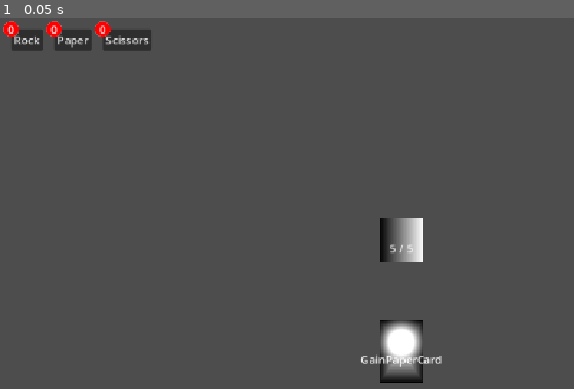
Above: before the commit, frame 1.
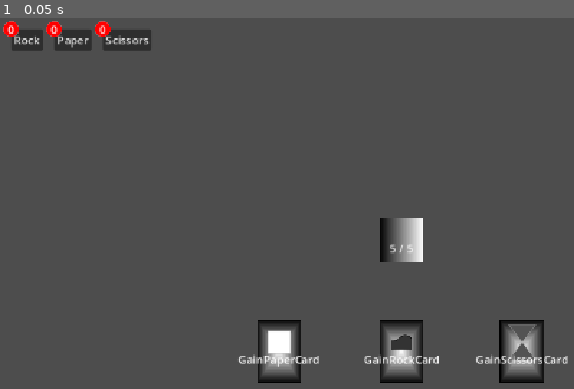
Above: after the commit, the same moment.

Repository: dfavelava/RockPaperScissors
Game: Godot game, scene res://scenes/rooms/CombatRoom.tscn
The game is run twice, just before and just after one commit, with the same random seed, the same clock (stepped at 60 frames per second) and the same inputs. This scene is started directly instead of the project's main scene.
Inputs:
- Up to frame 1 (0.05 s): no input

The runs differ from the first frame. In frame 1, 2.9% of the frame differs, in the area x 41-99%, y 81-99%.

Commit message:
Cards playable

Diff:
--- /dev/null
+++ b/rock-paper-scissors/assets/cards/art/paper.svg
@@ -0,0 +1,51 @@
+<?xml version="1.0" encoding="UTF-8" standalone="no"?>
+<!-- Created with Inkscape (http://www.inkscape.org/) -->
+
+<svg
+   width="64"
+   height="64"
+   viewBox="0 0 16.933333 16.933334"
+   version="1.1"
+   id="svg5"
+   inkscape:version="1.1.2 (0a00cf5339, 2022-02-04)"
+   sodipodi:docname="paper.svg"
+   xmlns:inkscape="http://www.inkscape.org/namespaces/inkscape"
+   xmlns:sodipodi="http://sodipodi.sourceforge.net/DTD/sodipodi-0.dtd"
+   xmlns="http://www.w3.org/2000/svg"
+   xmlns:svg="http://www.w3.org/2000/svg">
+  <sodipodi:namedview
+     id="namedview7"
+     pagecolor="#505050"
+     bordercolor="#eeeeee"
+     borderopacity="1"
+     inkscape:pageshadow="0"
+     inkscape:pageopacity="0"
+     inkscape:pagecheckerboard="0"
+     inkscape:document-units="px"
+     showgrid="false"
+     units="px"
+     width="64px"
+     inkscape:zoom="5.9152637"
+     inkscape:cx="4.5644626"
+     inkscape:cy="38.206242"
+     inkscape:window-width="1920"
+     inkscape:window-height="1008"
+     inkscape:window-x="0"
+     inkscape:window-y="0"
+     inkscape:window-maximized="1"
+     inkscape:current-layer="layer1" />
+  <defs
+     id="defs2" />
+  <g
+     inkscape:label="Layer 1"
+     inkscape:groupmode="layer"
+     id="layer1">
+    <rect
+       style="fill:#ffffff;stroke:#bdbdbd;stroke-width:0.264583;fill-opacity:1;stroke-opacity:1"
+       id="rect31"
+       width="8.4981966"
+       height="8.4981966"
+       x="4.2175684"
+       y="4.2175684" />
+  </g>
+</svg>
--- /dev/null
+++ b/rock-paper-scissors/assets/cards/art/rock.svg
@@ -0,0 +1,49 @@
+<?xml version="1.0" encoding="UTF-8" standalone="no"?>
+<!-- Created with Inkscape (http://www.inkscape.org/) -->
+
+<svg
+   width="64"
+   height="64"
+   viewBox="0 0 16.933333 16.933334"
+   version="1.1"
+   id="svg5"
+   inkscape:version="1.1.2 (0a00cf5339, 2022-02-04)"
+   sodipodi:docname="rock.svg"
+   xmlns:inkscape="http://www.inkscape.org/namespaces/inkscape"
+   xmlns:sodipodi="http://sodipodi.sourceforge.net/DTD/sodipodi-0.dtd"
+   xmlns="http://www.w3.org/2000/svg"
+   xmlns:svg="http://www.w3.org/2000/svg">
+  <sodipodi:namedview
+     id="namedview7"
+     pagecolor="#505050"
+     bordercolor="#eeeeee"
+     borderopacity="1"
+     inkscape:pageshadow="0"
+     inkscape:pageopacity="0"
+     inkscape:pagecheckerboard="0"
+     inkscape:document-units="px"
+     showgrid="false"
+     units="px"
+     width="64px"
+     inkscape:zoom="4.1827231"
+     inkscape:cx="-0.9563148"
+     inkscape:cy="50.445606"
+     inkscape:window-width="1920"
+     inkscape:window-height="1008"
+     inkscape:window-x="0"
+     inkscape:window-y="0"
+     inkscape:window-maximized="1"
+     inkscape:current-layer="layer1" />
+  <defs
+     id="defs2" />
+  <g
+     inkscape:label="Layer 1"
+     inkscape:groupmode="layer"
+     id="layer1">
+    <path
+       style="fill:#333333;stroke:#000000;stroke-width:0.264583px;stroke-linecap:butt;stroke-linejoin:miter;stroke-opacity:1"
+       d="m 4.632927,8.3143944 c -0.00177,-0.9482605 1.8082712,0.4087421 3.0279868,-1.4927678 2.0287393,-1.7612476 3.3411312,-0.9062421 4.6394942,0 V 11.136087 H 4.632927 V 8.3143944"
+       id="path3522"
+       sodipodi:nodetypes="cccccc" />
+  </g>
+</svg>
--- /dev/null
+++ b/rock-paper-scissors/assets/cards/art/scissors.svg
@@ -0,0 +1,86 @@
+<?xml version="1.0" encoding="UTF-8" standalone="no"?>
+<!-- Created with Inkscape (http://www.inkscape.org/) -->
+
+<svg
+   width="64"
+   height="64"
+   viewBox="0 0 16.933333 16.933333"
+   version="1.1"
+   id="svg1600"
+   inkscape:version="1.1.2 (0a00cf5339, 2022-02-04)"
+   sodipodi:docname="scissors.svg"
+   xmlns:inkscape="http://www.inkscape.org/namespaces/inkscape"
+   xmlns:sodipodi="http://sodipodi.sourceforge.net/DTD/sodipodi-0.dtd"
+   xmlns="http://www.w3.org/2000/svg"
+   xmlns:svg="http://www.w3.org/2000/svg">
+  <sodipodi:namedview
+     id="namedview1602"
+     pagecolor="#505050"
+     bordercolor="#eeeeee"
+     borderopacity="1"
+     inkscape:pageshadow="0"
+     inkscape:pageopacity="0"
+     inkscape:pagecheckerboard="0"
+     inkscape:document-units="px"
+     showgrid="false"
+     units="px"
+     inkscape:zoom="4.1827231"
+     inkscape:cx="-42.795087"
+     inkscape:cy="46.381268"
+     inkscape:window-width="1920"
+     inkscape:window-height="1008"
+     inkscape:window-x="0"
+     inkscape:window-y="0"
+     inkscape:window-maximized="1"
+     inkscape:current-layer="g1712"
+     width="64px" />
+  <defs
+     id="defs1597" />
+  <g
+     inkscape:label="Layer 1"
+     inkscape:groupmode="layer"
+     id="layer1">
+    <g
+       id="g1712"
+       transform="translate(0,-8.229435)">
+      <g
+         id="g3031"
+         transform="matrix(0.48745161,0,0,0.36817227,-7.131785,1.8847391)">
+        <path
+           sodipodi:type="star"
+           style="fill:#535353;fill-opacity:1;stroke:#bdbdbd"
+           id="path1626"
+           inkscape:flatsided="true"
+           sodipodi:sides="3"
+           sodipodi:cx="47.253033"
+           sodipodi:cy="77.171013"
+           sodipodi:r1="46.583961"
+           sodipodi:r2="23.291981"
+           sodipodi:arg1="-1.5707963"
+           sodipodi:arg2="-0.52359878"
+           inkscape:rounded="0"
+           inkscape:randomized="0"
+           d="m 47.253034,30.587051 40.342892,69.875939 -80.685788,0 z"
+           transform="matrix(0.26458333,0,0,0.26458333,19.497635,32.136611)"
+           inkscape:transform-center-y="-3.0813346" />
+        <path
+           sodipodi:type="star"
+           style="fill:#535353;fill-opacity:1;stroke:#bdbdbd"
+           id="path1708"
+           inkscape:flatsided="true"
+           sodipodi:sides="3"
+           sodipodi:cx="47.253033"
+           sodipodi:cy="77.171013"
+           sodipodi:r1="46.583961"
+           sodipodi:r2="23.291981"
+           sodipodi:arg1="-1.5707963"
+           sodipodi:arg2="-0.52359878"
+           inkscape:rounded="0"
+           inkscape:randomized="0"
+           d="m 47.253034,30.587051 40.342892,69.875939 -80.685788,0 z"
+           transform="matrix(-0.26458333,0,0,-0.26458333,44.502365,48.322259)"
+           inkscape:transform-center-y="3.0813348" />
+      </g>
+    </g>
+  </g>
+</svg>
--- /dev/null
+++ b/rock-paper-scissors/resources/deck/card/GainRockCard.tres
@@ -0,0 +1,7 @@
+[gd_resource type="Resource" script_class="GainRockCard" format=3 uid="uid://by82kxidkbyhe"]
+
+[ext_resource type="Script" uid="uid://m6m0h6ihrv2s" path="res://resources/deck/card/gain_rock.gd" id="1_jwg1a"]
+
+[resource]
+script = ExtResource("1_jwg1a")
+metadata/_custom_type_script = "uid://m6m0h6ihrv2s"
--- /dev/null
+++ b/rock-paper-scissors/resources/deck/card/GainScissorsCard.tres
@@ -0,0 +1,7 @@
+[gd_resource type="Resource" script_class="GainScissorsCard" format=3 uid="uid://c1t37ctvm64s3"]
+
+[ext_resource type="Script" uid="uid://dm01n5qfhtt74" path="res://resources/deck/card/gain_scissors.gd" id="1_n7n74"]
+
+[resource]
+script = ExtResource("1_n7n74")
+metadata/_custom_type_script = "uid://dm01n5qfhtt74"
--- a/rock-paper-scissors/resources/deck/card/gain_paper.gd
+++ b/rock-paper-scissors/resources/deck/card/gain_paper.gd
@@ -4,5 +4,4 @@
 var gainPaperAction: Action = preload("res://resources/actions/gain/GainPaperAction.tres")
 
 func get_actions() -> Array[Action]:
-	print("Gain Paper")
 	return [gainPaperAction]
--- a/rock-paper-scissors/resources/deck/card/gain_rock.gd
+++ b/rock-paper-scissors/resources/deck/card/gain_rock.gd
@@ -1,3 +1,4 @@
+class_name GainRockCard
 extends Card
 
 var gainRockAction = preload("res://resources/actions/gain/GainRockAction.tres")
--- a/rock-paper-scissors/resources/deck/card/gain_scissors.gd
+++ b/rock-paper-scissors/resources/deck/card/gain_scissors.gd
@@ -1,6 +1,7 @@
+class_name GainScissorsCard
 extends Card
 
-var gainScissorsAction = preload("res://resources/deck/card/gain_scissors.gd")
+var gainScissorsAction = preload("res://resources/actions/gain/GainScissorsAction.tres")
 
 func get_actions() -> Array[Action]:
 	return [gainScissorsAction]
--- a/rock-paper-scissors/resources/deck/deck.gd
+++ /dev/null
@@ -1,3 +0,0 @@
-extends Resource
-
-var cards: Array[Card] = []
--- /dev/null
+++ b/rock-paper-scissors/resources/idManager.gd
@@ -0,0 +1,9 @@
+class_name IdManager
+extends Resource
+
+var nextId := 0
+
+func getId() -> int:
+	var returnedId = nextId
+	nextId += 1
+	return returnedId
--- /dev/null
+++ b/rock-paper-scissors/resources/idManager.tres
@@ -0,0 +1,7 @@
+[gd_resource type="Resource" script_class="IdManager" format=3 uid="uid://1siddr6cjotg"]
+
+[ext_resource type="Script" uid="uid://b4gwuo4mtsqwy" path="res://resources/idManager.gd" id="1_wdun6"]
+
+[resource]
+script = ExtResource("1_wdun6")
+metadata/_custom_type_script = "uid://b4gwuo4mtsqwy"
--- a/rock-paper-scissors/scenes/deck/cards/GainPaper/GainPaperCard.tscn
+++ b/rock-paper-scissors/scenes/deck/cards/GainPaper/GainPaperCard.tscn
@@ -3,7 +3,7 @@
 [ext_resource type="Script" uid="uid://12kw0lt0gfnr" path="res://scenes/deck/cards/GainPaper/gain_paper_card.gd" id="1_xag7s"]
 [ext_resource type="Resource" uid="uid://v14vbdaapt4a" path="res://resources/deck/card/GainPaperCard.tres" id="2_7tgj7"]
 [ext_resource type="Texture2D" uid="uid://dgc1n2n0nyprs" path="res://assets/testCardBackground.tres" id="2_12do0"]
-[ext_resource type="Texture2D" uid="uid://dpxoanh5pm7ld" path="res://assets/gainPaperCardArt.tres" id="3_5gm16"]
+[ext_resource type="Texture2D" uid="uid://d0udq6tfbxmge" path="res://assets/cards/art/paper.svg" id="4_3ra5u"]
 
 [sub_resource type="RectangleShape2D" id="RectangleShape2D_xag7s"]
 size = Vector2(64, 90)
@@ -12,14 +12,14 @@
 script = ExtResource("1_xag7s")
 card = ExtResource("2_7tgj7")
 backgroundTexture = ExtResource("2_12do0")
-artTexture = ExtResource("3_5gm16")
+artTexture = ExtResource("4_3ra5u")
 
 [node name="Background" type="Sprite2D" parent="." unique_id=1928486369]
 texture = ExtResource("2_12do0")
 
 [node name="Art" type="Sprite2D" parent="." unique_id=20272171]
 position = Vector2(0, -13)
-texture = ExtResource("3_5gm16")
+texture = ExtResource("4_3ra5u")
 
 [node name="CollisionShape2D" type="CollisionShape2D" parent="." unique_id=233085353]
 visible = false
--- /dev/null
+++ b/rock-paper-scissors/scenes/deck/cards/GainPaper/GainRockCard.tscn
@@ -0,0 +1,37 @@
+[gd_scene format=3 uid="uid://c4b70be0on0dm"]
+
+[ext_resource type="Script" uid="uid://ys5on8wxf1i2" path="res://scenes/deck/cards/GainPaper/gain_rock_card.gd" id="1_8x21b"]
+[ext_resource type="Resource" uid="uid://by82kxidkbyhe" path="res://resources/deck/card/GainRockCard.tres" id="2_cjgu6"]
+[ext_resource type="Texture2D" uid="uid://dgc1n2n0nyprs" path="res://assets/testCardBackground.tres" id="3_2vwug"]
+[ext_resource type="Texture2D" uid="uid://yyp1r2rop7qt" path="res://assets/cards/art/rock.svg" id="4_irkrg"]
+
+[sub_resource type="RectangleShape2D" id="RectangleShape2D_xag7s"]
+size = Vector2(64, 90)
+
+[node name="GainRockCard" type="Area2D" unique_id=230929272]
+script = ExtResource("1_8x21b")
+card = ExtResource("2_cjgu6")
+backgroundTexture = ExtResource("3_2vwug")
+artTexture = ExtResource("4_irkrg")
+
+[node name="Background" type="Sprite2D" parent="." unique_id=1928486369]
+texture = ExtResource("3_2vwug")
+
+[node name="Art" type="Sprite2D" parent="." unique_id=20272171]
+position = Vector2(0, -13)
+texture = ExtResource("4_irkrg")
+
+[node name="CollisionShape2D" type="CollisionShape2D" parent="." unique_id=233085353]
+visible = false
+shape = SubResource("RectangleShape2D_xag7s")
+
+[node name="Label" type="Label" parent="." unique_id=1239631179]
+anchors_preset = 5
+anchor_left = 0.5
+anchor_right = 0.5
+offset_left = -20.0
+offset_right = 20.0
+offset_bottom = 23.0
+grow_horizontal = 2
+text = "Test"
+horizontal_alignment = 1
--- /dev/null
+++ b/rock-paper-scissors/scenes/deck/cards/GainPaper/GainScissorsCard.tscn
@@ -0,0 +1,37 @@
+[gd_scene format=3 uid="uid://c1mpsolpr0k6"]
+
+[ext_resource type="Script" uid="uid://cscp1dce6iw3v" path="res://scenes/deck/cards/GainPaper/gain_scissors_card.gd" id="1_653kx"]
+[ext_resource type="Resource" uid="uid://c1t37ctvm64s3" path="res://resources/deck/card/GainScissorsCard.tres" id="2_totdn"]
+[ext_resource type="Texture2D" uid="uid://dc4g8ra1n3bhw" path="res://assets/cards/art/scissors.svg" id="3_653kx"]
+[ext_resource type="Texture2D" uid="uid://dgc1n2n0nyprs" path="res://assets/testCardBackground.tres" id="3_pfmp0"]
+
+[sub_resource type="RectangleShape2D" id="RectangleShape2D_xag7s"]
+size = Vector2(64, 90)
+
+[node name="GainScissorsCard" type="Area2D" unique_id=230929272]
+script = ExtResource("1_653kx")
+card = ExtResource("2_totdn")
+backgroundTexture = ExtResource("3_pfmp0")
+artTexture = ExtResource("3_653kx")
+
+[node name="Background" type="Sprite2D" parent="." unique_id=1928486369]
+texture = ExtResource("3_pfmp0")
+
+[node name="Art" type="Sprite2D" parent="." unique_id=20272171]
+position = Vector2(0, -13)
+texture = ExtResource("3_653kx")
+
+[node name="CollisionShape2D" type="CollisionShape2D" parent="." unique_id=233085353]
+visible = false
+shape = SubResource("RectangleShape2D_xag7s")
+
+[node name="Label" type="Label" parent="." unique_id=1239631179]
+anchors_preset = 5
+anchor_left = 0.5
+anchor_right = 0.5
+offset_left = -20.0
+offset_right = 20.0
+offset_bottom = 23.0
+grow_horizontal = 2
+text = "Test"
+horizontal_alignment = 1
--- /dev/null
+++ b/rock-paper-scissors/scenes/deck/cards/GainPaper/gain_rock_card.gd
@@ -0,0 +1 @@
+extends CardWrapper
--- /dev/null
+++ b/rock-paper-scissors/scenes/deck/cards/GainPaper/gain_scissors_card.gd
@@ -0,0 +1 @@
+extends CardWrapper
--- a/rock-paper-scissors/scenes/deck/cards/cardWrapper.gd
+++ b/rock-paper-scissors/scenes/deck/cards/cardWrapper.gd
@@ -4,8 +4,12 @@
 
 var defaultBackground: Texture2D = preload("res://assets/testCardBackground.tres")
 var actionStack: ActionStack = preload("res://resources/ActionStack.tres")
+var idManager: IdManager = preload("res://resources/idManager.tres")
 
 var hovered := false
+var cardId := -1
+
+signal played_card(cardId: int)
 
 @export var card: Card
 @export var backgroundTexture := defaultBackground
@@ -23,14 +27,17 @@
 	mouse_entered.connect(onMouseEnter)
 	mouse_exited.connect(onMouseExit)
 
+	cardId = idManager.getId()
+
 func _input(event: InputEvent) -> void:
-	if event is InputEventMouseButton:
+	if hovered and event is InputEventMouseButton:
 		# Left Mouse Button Click
 		if event.button_index == MOUSE_BUTTON_LEFT and event.pressed:
 			onPlay()
 
 func onPlay() -> void:
-	actionStack.addActions(card.get_actions())
+	card.play_card()
+	played_card.emit(cardId)
 
 func onMouseEnter() -> void:
 	hovered = true
--- /dev/null
+++ b/rock-paper-scissors/scenes/deck/deck.gd
@@ -0,0 +1,22 @@
+extends Node2D
+
+var actionStack: ActionStack = preload("res://resources/ActionStack.tres")
+
+var allCards: Array[CardWrapper] = []
+var drawPile: Array[CardWrapper] = []
+var discardPile: Array[CardWrapper] = []
+var exiledCards: Array[CardWrapper] = []
+
+var hand: Array[CardWrapper] = []
+
+func _ready() -> void:
+	for child in get_children():
+		if child is CardWrapper:
+			allCards.push_back(child)
+			child.played_card.connect(onCardPlayed)
+
+	drawPile = allCards.duplicate(true)
+	drawPile.shuffle()
+
+func onCardPlayed(cardId: int) -> void:
+	print(cardId)
--- a/rock-paper-scissors/scenes/rooms/CombatRoom.tscn
+++ b/rock-paper-scissors/scenes/rooms/CombatRoom.tscn
@@ -3,15 +3,25 @@
 [ext_resource type="PackedScene" uid="uid://dd44v5sta1hex" path="res://scenes/menus/ActionMenu.tscn" id="1_b4e6y"]
 [ext_resource type="Script" uid="uid://dvwbexvu8kvg1" path="res://scenes/rooms/combat_room.gd" id="1_n7xvs"]
 [ext_resource type="PackedScene" uid="uid://dfd6nlfv0jgn0" path="res://scenes/enemies/TestEnemy/TestEnemy.tscn" id="1_ns6rn"]
+[ext_resource type="Script" uid="uid://7jjjko8u6rqs" path="res://scenes/deck/deck.gd" id="2_d3lea"]
 [ext_resource type="PackedScene" uid="uid://cr4enp5nyuvlb" path="res://scenes/deck/cards/GainPaper/GainPaperCard.tscn" id="2_v7jix"]
+[ext_resource type="PackedScene" uid="uid://c1mpsolpr0k6" path="res://scenes/deck/cards/GainPaper/GainScissorsCard.tscn" id="3_3chf2"]
+[ext_resource type="PackedScene" uid="uid://c4b70be0on0dm" path="res://scenes/deck/cards/GainPaper/GainRockCard.tscn" id="3_whbpj"]
 
 [node name="CombatRoom" type="Node2D" unique_id=610437533]
 script = ExtResource("1_n7xvs")
 
 [node name="Deck" type="Node2D" parent="." unique_id=360752860]
 position = Vector2(578, 480)
+script = ExtResource("2_d3lea")
 
-[node name="GainPaperCard" parent="Deck" unique_id=230929272 instance=ExtResource("2_v7jix")]
+[node name="GainRockCard" parent="Deck" unique_id=230929272 instance=ExtResource("3_whbpj")]
+
+[node name="GainPaperCard" parent="Deck" unique_id=1674689563 instance=ExtResource("2_v7jix")]
+position = Vector2(-176, 0)
+
+[node name="GainScissorsCard" parent="Deck" unique_id=670500603 instance=ExtResource("3_3chf2")]
+position = Vector2(174, 0)
 
 [node name="Enemies" type="Node2D" parent="." unique_id=1240315633]
 
Not shown, added: rock-paper-scissors/assets/cards/art/paper.svg.import
Not shown, added: rock-paper-scissors/assets/cards/art/rock.svg.import
Not shown, added: rock-paper-scissors/assets/cards/art/scissors.svg.import
Not shown, removed: rock-paper-scissors/resources/deck/deck.gd.uid
Not shown, added: rock-paper-scissors/resources/idManager.gd.uid
Not shown, added: rock-paper-scissors/scenes/deck/cards/GainPaper/gain_rock_card.gd.uid
Not shown, added: rock-paper-scissors/scenes/deck/cards/GainPaper/gain_scissors_card.gd.uid
Not shown, added: rock-paper-scissors/scenes/deck/deck.gd.uid
